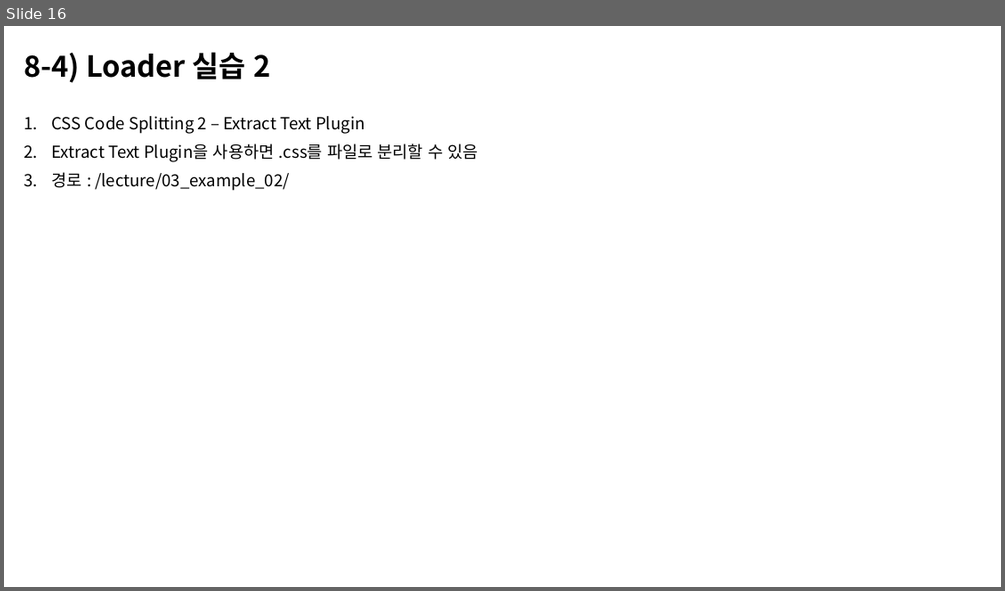
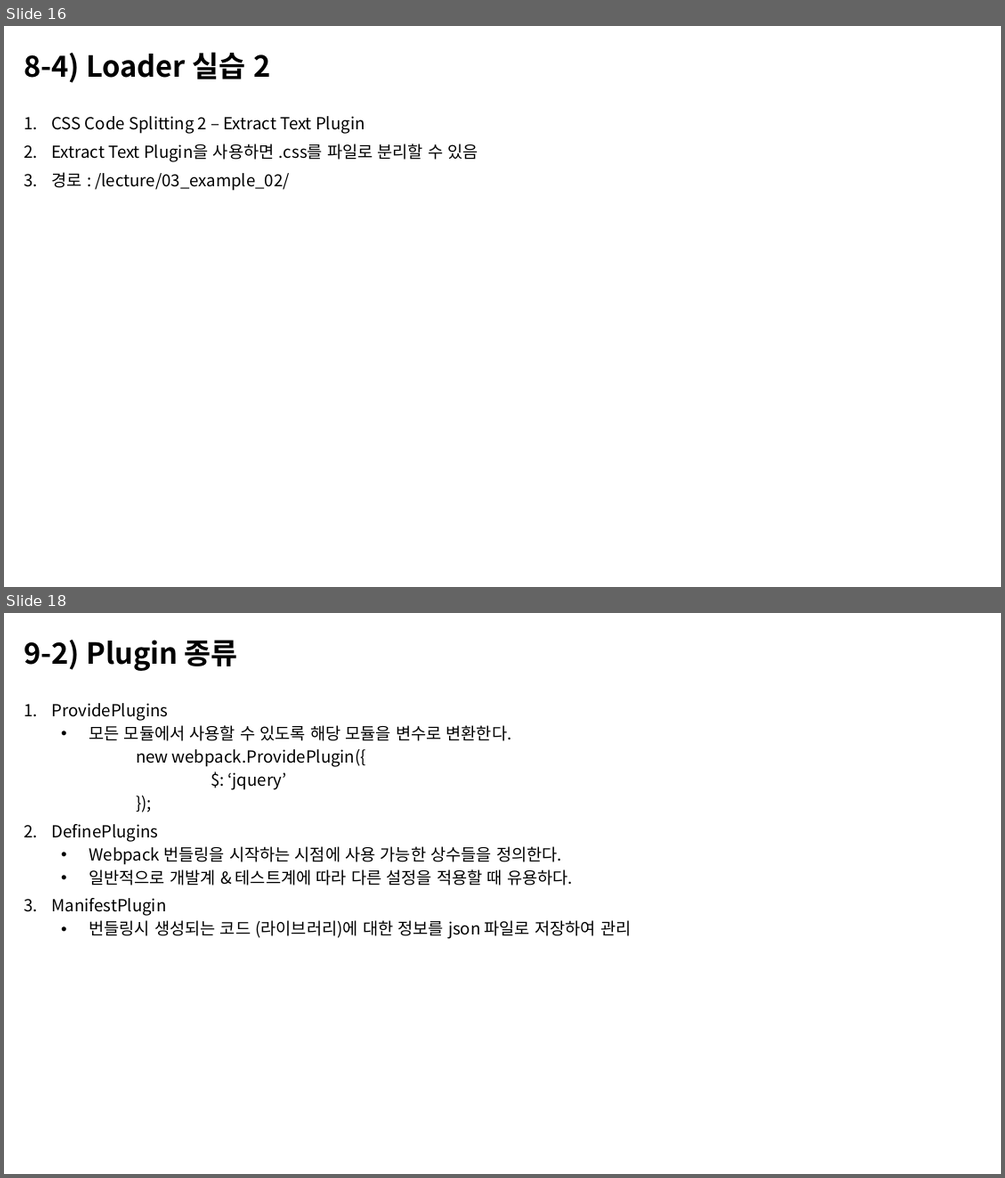
Before and after one commit to n4oah-study/webpack, a slide deck: document/webpack.pptx. Shown one above the other, each under a label of ours: slide 16 before the commit, slides 16 and 18 after it; the slides between them are not shown. The pictures are 1005x591 and 1005x1178 pixels, drawn with LibreOffice and Linux fonts; fonts in the diff are those of the drawing. Boxes give left, top, right and bottom in pixels: in the first picture for what was removed or moved away, otherwise in the second. Text is boxed around its words. In the diff, an @@ line names an element or a change of style, - is before the commit and + after.

Commit message:
webpack plugins, resolve 문서 추가

```diff
--- a/document/webpack.pptx
+++ b/document/webpack.pptx
@@ slide 18 added at [4, 613, 1001, 1174], background #FFFFFF @@
@@ title added at [24, 640, 238, 671], 28 pt, text #000000, bold @@
+9-2) Plugin 종류
@@ text added at [52, 703, 631, 939], 16 pt, text #000000 @@
+1. ProvidePlugins
+  • 모든 모듈에서 사용할 수 있도록 해당 모듈을 변수로 변환한다.
+  new webpack.ProvidePlugin({
+  $: ‘jquery’
+  });
+2. DefinePlugins
+  • Webpack 번들링을 시작하는 시점에 사용 가능한 상수들을 정의한다.
+  • 일반적으로 개발계 & 테스트계에 따라 다른 설정을 적용할 때 유용하다.
+3. ManifestPlugin
+  • 번들링시 생성되는 코드 (라이브러리)에 대한 정보를 json 파일로 저장하여 관리
```
Also in this commit, not shown: 3 other slides added, 1 other file.
